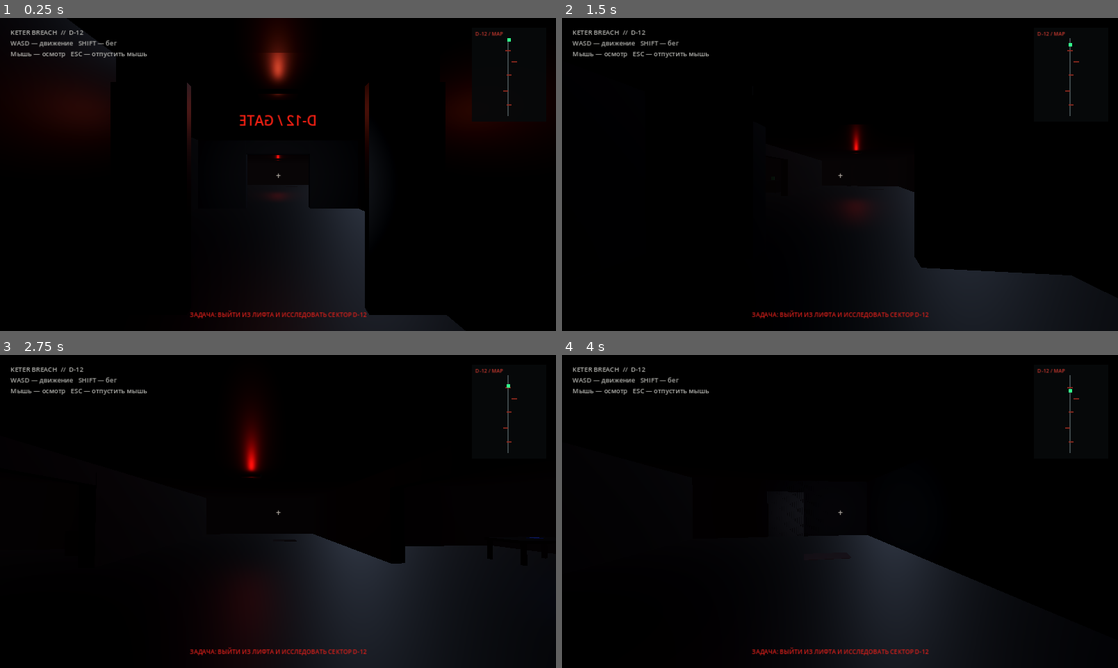
Above: before the commit, frames 1-4 (two rows, left to right).
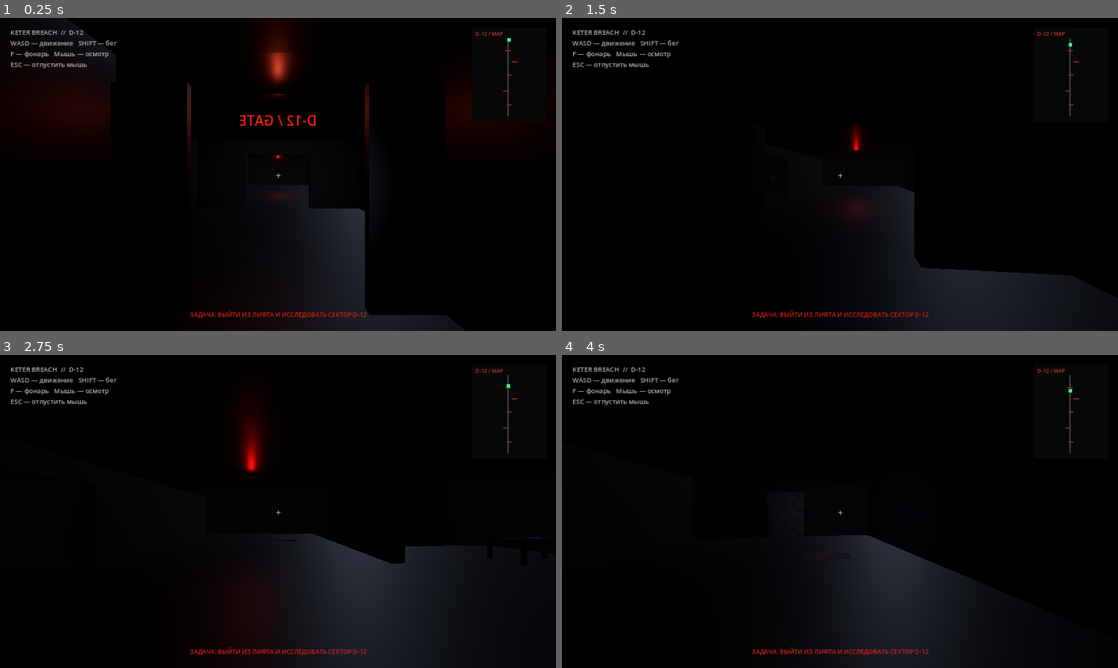
Above: after the commit, the same moments.

Repository: Keter-Breach/keter-breach.ru
Game: Godot game, scene res://scenes/main.tscn
Same seed, same stepped clock (60 frames per second), same inputs: the game is played once before the commit and once after it.
Inputs (mouse positions are in pixels of both pictures, inside the frame that each line leads up to):
- Up to frame 1 (0.25 s): no input
- Up to frame 2 (1.5 s): tap Enter at 0.5 s; move the mouse to (867, 174) at 0.52 s; hold Shift (sprint) 0.53-1.28 s; hold W (move_forward) from 0.53 s (still down); move the mouse to (812, 174) at 1.27 s; tap F (toggle_flashlight) at 1.35 s
- Up to frame 3 (2.75 s): keep holding W (move_forward); move the mouse to (289, 505) at 2.02 s; hold Shift (sprint) from 2.03 s (still down)
- Up to frame 4 (4 s): keep holding W (move_forward); move the mouse to (834, 517) at 2.77 s; release Shift (sprint) at 2.78 s; tap F (toggle_flashlight) at 2.85 s; move the mouse to (878, 514) at 3.52 s; hold Shift (sprint) from 3.53 s (still down)

The runs differ from the first frame. In frame 1, 0.4% of the frame differs, in the area x 1-27%, y 10-17%; in frame 2, 0.4%; in frame 3, 0.4%; in frame 4, 0.4%.

Commit message:
Show flashlight control in the HUD

Diff:
--- a/godot-prototype/scripts/main.gd
+++ b/godot-prototype/scripts/main.gd
@@ -157,7 +157,7 @@
 	crosshair.add_theme_color_override("font_color", Color(0.85, 0.82, 0.78, 0.8))
 	layer.add_child(crosshair)
 	var info := Label.new()
-	info.text = "KETER BREACH  //  D-12\nWASD — движение   SHIFT — бег\nМышь — осмотр   ESC — отпустить мышь"
+	info.text = "KETER BREACH  //  D-12\nWASD — движение   SHIFT — бег\nF — фонарь   Мышь — осмотр\nESC — отпустить мышь"
 	info.position = Vector2(24, 22)
 	info.add_theme_font_size_override("font_size", 15)
 	info.add_theme_color_override("font_color", Color(0.78, 0.78, 0.76, 0.9))
